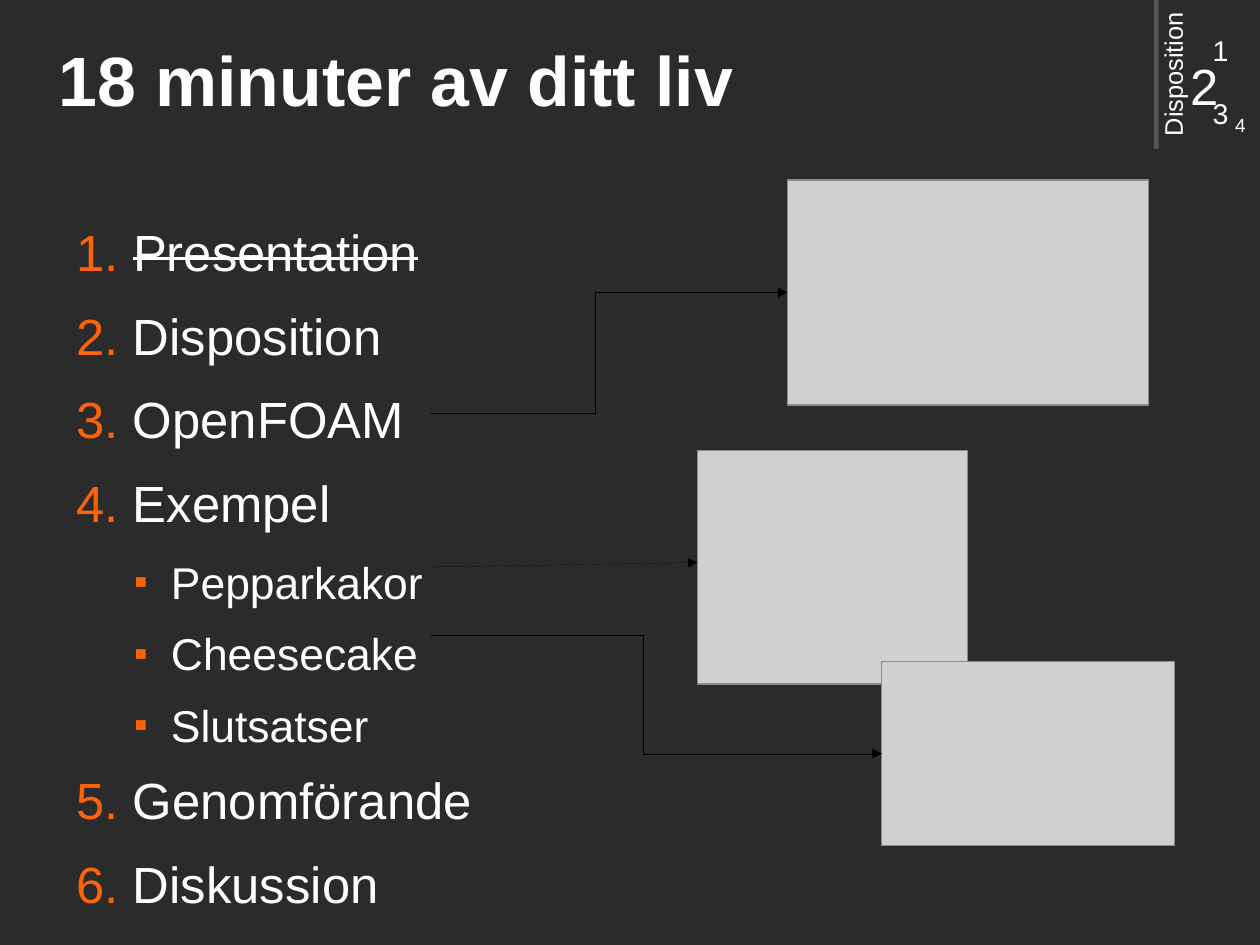
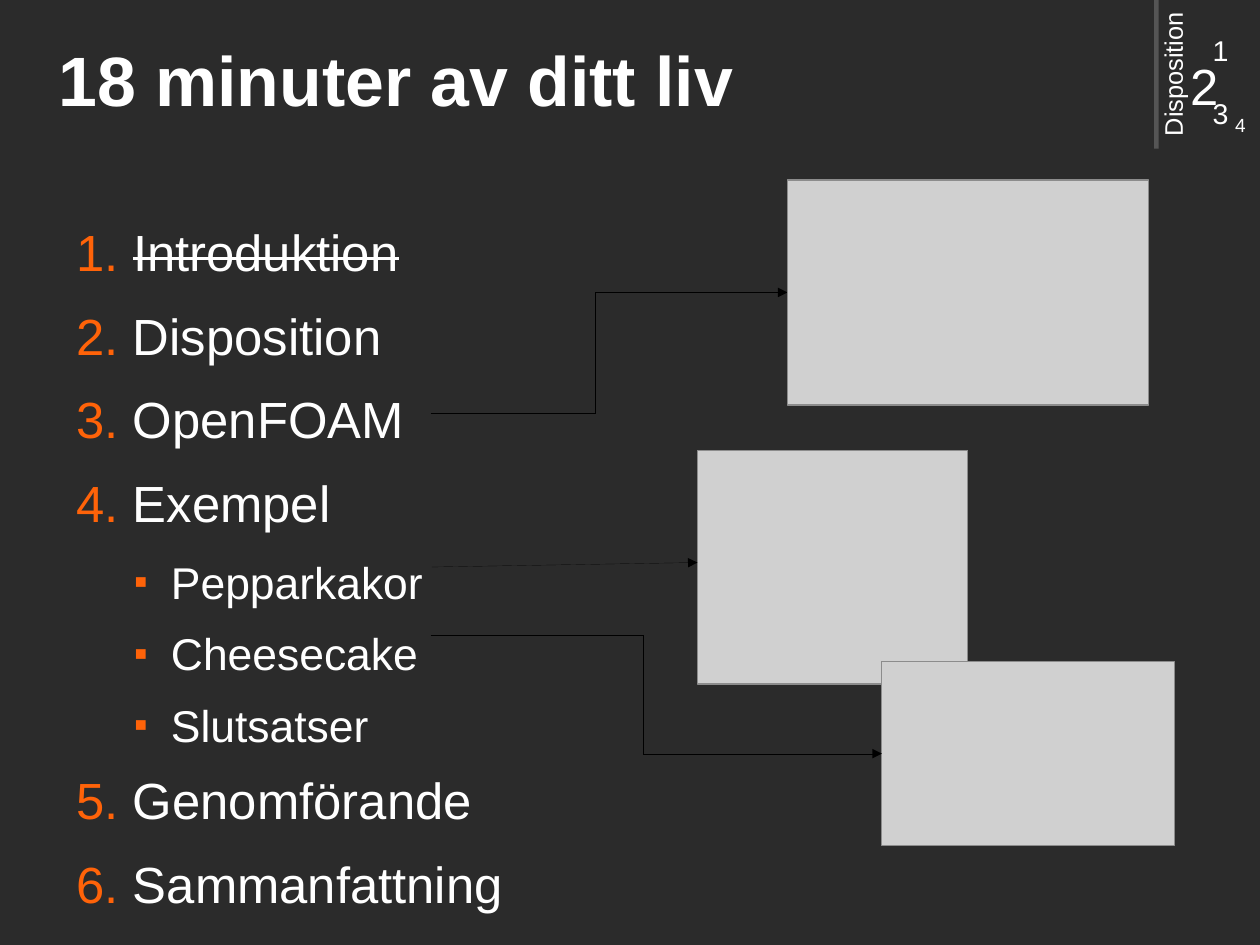
Before and after one commit to saifthe1/openfoam-openmp, a slide deck: slide 3 of presentation/pres.odp. Drawn at 1260x945 pixels with LibreOffice and Linux fonts; fonts in the diff are those of the drawing; grey boxes stand for pictures; background and template pictures are left out; a plain dark background stands for a picture behind light text. Boxes give left, top, right and bottom in pixels: in the first picture for what was removed or moved away, otherwise in the second. Text is boxed around its words. In the diff, an @@ line names an element or a change of style, - is before the commit and + after.

```diff
--- a/presentation/pres.odp
+++ b/presentation/pres.odp
@@ text at (x1=133, y1=234, x2=398, y2=272): text changed @@
-1. Presentation
+1. Introduktion
@@ text at (x1=133, y1=866, x2=503, y2=913): text changed @@
-6. Diskussion
+6. Sammanfattning
```
Also in this commit, not shown: 5 other slides changed.
